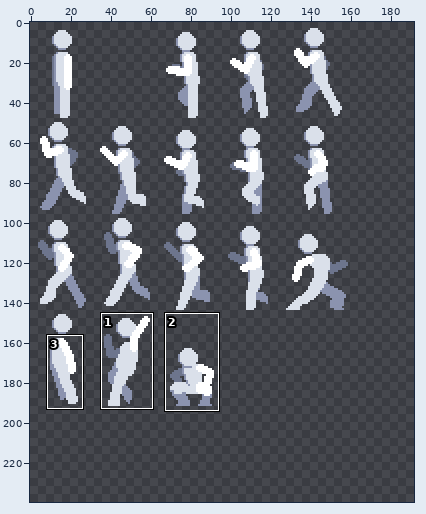
A sprite sheet gets an edit: assets/aseprite/characters/player.png. The picture above shows the old version from afar; the outline marks the close-up.
Close-up. The starting point:
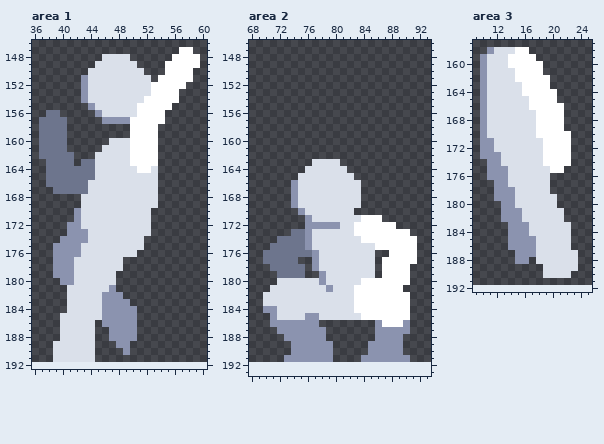
The file is 160x192 pixels. Shown: area 1: x 36..60, y 146..192; area 2: x 68..93, y 146..193; area 3: x 9..25, y 157..192. The old version is drawn lined up with the new one, on the new canvas. The commit also changed other parts of the picture, which this record leaves out.
The result:
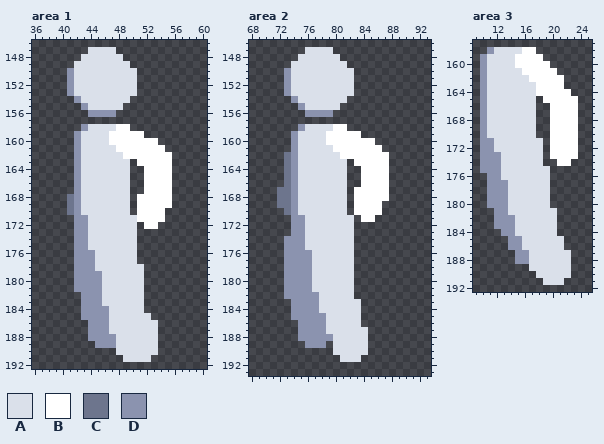
Palette (. is transparent): A #dae0ea  B #ffffff  C #6d758d  D #8b93af
Difference:
canvas 160x192 -> 192x240
Area 1:
y 147: x 44..47 .... -> AAAA; x 57..58 BB -> ..
y 148: x 43..45 ... -> AAA; x 49 A -> .; x 56..59 BBBB -> ....
y 149: x 42..44 ... -> AAA; x 50 A -> .; x 55..59 BBBBB -> .....
y 150: x 41..43 ... -> DAA; x 51 A -> .; x 55..58 BBBB -> ....
y 151: x 41..43 ..D -> DAA; x 51..52 AA -> ..; x 54..58 BBBBB -> .....
y 152: x 41..43 ..D -> DAA; x 51..57 AABBBBB -> .......
y 153: x 41..43 ..D -> DAA; x 51..56 AABBBB -> ......
y 154: x 42..43 .D -> DA; x 50..56 AABBBBB -> .......
y 155: x 43..44 .D -> DA; x 49..55 AABBBBB -> .......
y 156: x 38..39 CC -> ..; x 44 . -> D; x 46..54 AAAAABBBB -> DD.......
y 157: x 37..40 CCCC -> ....; x 46..54 DDDDBBBBB -> .........
y 158: x 37..40 CCCC -> ....; x 43..53 .......BBBB -> DAAAABB....
y 159: x 37..40 CCCC -> ....; x 42..49 ........ -> DAAAABBB; x 52..53 BB -> ..
y 160: x 37..40 CCCC -> ....; x 42..49 .....AAA -> DAAAABBB
y 161: x 37..40 CCCC -> ....; x 42..45 .... -> DAAA; x 48..49 AA -> BB; x 54 . -> B
y 162: x 37..44 CCCCC... -> .....DAA; x 49 A -> B; x 54..55 .. -> BB
y 163: x 38..44 CCCC.CC -> ....DAA; x 50 B -> .; x 54..55 .. -> BB
y 164: x 38..44 CCCCCCC -> ....DAA; x 50..51 AB -> ..; x 53..55 A.. -> BBB
y 165: x 38..44 CCCCCCC -> ....DAA; x 50..55 AAAA.. -> ..BBBB
y 166: x 38..43 CCCCCC -> ....DA; x 50..55 AAAA.. -> ..BBBB
y 167: x 39..43 CCCCC -> ...DA; x 50..55 AAAA.. -> ..BBBB
y 168..169: x 41..42 .. -> CD; x 50..55 AAAA.. -> .BBBBB
y 170: x 41 . -> C; x 50..54 AAA.. -> .BBBB
y 171: x 43 A -> D; x 51..54 AA.. -> BBBB
y 172: x 41 D -> .; x 43 A -> D; x 51..53 AA. -> .BB
y 173: x 41 D -> .; x 51..52 AA -> ..
y 174: x 40..41 DD -> ..; x 51 A -> .
y 175: x 39..41 DDD -> ...; x 43 A -> D; x 51 A -> .
y 176: x 39..41 DDD -> ...; x 43..44 AA -> DD
y 177: x 39..44 DDDAAA -> ...DDD; x 49..50 .. -> AA
y 178: x 39..44 DDDAAA -> ...DDD; x 49..51 ... -> AAA
y 179: x 39..45 DDDAAAA -> ...DDDD; x 48..51 .... -> AAAA
y 180: x 40..45 DDAAAA -> ..DDDD; x 48..51 .... -> AAAA
y 181: x 41..45 AAAAA -> .DDDD; x 47..51 D.... -> AAAAA
y 182: x 41..51 AAAAADDD... -> ..DDDAAAAAA
y 183: x 41..51 AAAAADDDD.. -> ..DDDAAAAAA
y 184: x 41..45 AAAAA -> ..DDD; x 47..51 DDDD. -> AAAAA
y 185: x 40..45 AAAAAA -> ...DDD; x 47..52 DDDD.. -> AAAAAA
y 186: x 40..45 AAAAA. -> ....DD; x 47..53 DDDD... -> AAAAAAA
y 187: x 40..53 AAAAA..DDDD... -> ....DDDAAAAAAA
y 188: x 40..46 AAAAA.. -> ....DDD; x 48..53 DDD... -> AAAAAA
y 189: x 39..53 AAAAAA...DD.... -> ......DDDAAAAAA
y 190: x 39..44 AAAAAA -> ......; x 48..53 .D.... -> AAAAAA
y 191: x 39..44 AAAAAA -> ......; x 49..52 .... -> AAAA
Area 2:
y 147: x 76..79 .... -> AAAA
y 148: x 75..80 ...... -> AAAAAA
y 149: x 74..81 ........ -> AAAAAAAA
y 150..153: x 73..82 .......... -> DAAAAAAAAA
y 154: x 74..81 ........ -> DAAAAAAA
y 155: x 75..80 ...... -> DAAAAA
y 156: x 76..79 .... -> DDDD
y 158: x 75..81 ....... -> DAAAABB
y 159: x 74..83 .......... -> DAAAABBBBB
y 160: x 74..85 ............ -> DAAAABBBBBBB
y 161: x 74..86 ............. -> DAAAAABBBBBBB
y 162: x 73..87 ............... -> CDAAAAAABBBBBBB
y 163: x 73..76 .... -> CDAA; x 81 . -> A; x 83..87 ..... -> BBBBB
y 164: x 73..75 ... -> CDA; x 84..87 .... -> BBBB
y 165: x 73..74 .. -> CD; x 82 A -> .; x 84..87 .... -> BBBB
y 166: x 73 . -> C; x 82..87 AA.... -> ..BBBB
y 167..168: x 72..73 .. -> CC; x 82..87 AA.... -> .BBBBB
y 169: x 72..73 .. -> CC; x 82..86 AA... -> .BBBB
y 170: x 73..75 ..D -> CDA; x 82..86 A.... -> .BBBB
y 171: x 74..76 ..D -> DDA; x 83 A -> .; x 86 B -> .
y 172: x 74..80 ..DDDDD -> DDAAAAA; x 83..88 BBBBBB -> ......
y 173: x 74..76 CCD -> DDA; x 83..90 BBBBBBBB -> ........
y 174: x 72..76 CCCCD -> .DDDA; x 83..91 ABBBBBBBB -> .........
y 175: x 71..76 CCCCCD -> ..DDDA; x 83..91 AAABBBBBB -> .........
y 176: x 70..77 CCCCCCCD -> ...DDDDA; x 83..85 AAA -> ...; x 88..91 BBBB -> ....
y 177: x 70..77 CCCCC..D -> ...DDDDA; x 83..85 AAA -> ...; x 87..91 BBBBB -> .....
y 178: x 71..77 CCCCC.D -> ..DDDDA; x 83..85 AAA -> ...; x 87..90 BBBB -> ....
y 179: x 72..78 CCCC..D -> .DDDDAA; x 83..85 AAA -> ...; x 87..90 BBBB -> ....
y 180: x 72..76 AAAAA -> .DDDD; x 78 D -> A; x 83..90 ABBBBBBB -> ........
y 181: x 71..76 AAAAAA -> ..DDDD; x 79 D -> A; x 83..89 BBBBBBB -> .......
y 182: x 70..77 AAAAAAAA -> ...DDDDD; x 83..90 BBBBBBBB -> ........
y 183: x 70..77 AAAAAAAA -> ....DDDD; x 83..90 BBBBBBBB -> A.......
y 184: x 70..77 DDAAAAAA -> ....DDDD; x 83..90 BBBBBBBB -> A.......
y 185: x 71..75 DAAAA -> ...DD; x 78 A -> D; x 84..90 BBBBBBB -> .......
y 186: x 71..74 DDDD -> ....; x 78..83 ...... -> DAAAAA; x 86..90 DBBBD -> .....
y 187: x 72..74 DDD -> ...; x 79..84 ...... -> AAAAAA; x 86..90 DDDDD -> .....
y 188: x 73..74 DD -> ..; x 79..84 ...... -> DAAAAA; x 86..89 DDDD -> ....
y 189: x 74..75 DD -> ..; x 79..89 D.....DDDDD -> .AAAAA.....
y 190: x 74..89 DDDDDD.....DDDDD -> ......AAAAA.....
y 191: x 73..79 DDDDDDD -> .......; x 81..90 ...DDDDDDD -> AAA.......
Area 3:
y 158: x 15 B -> A; x 17 . -> B
y 159: x 14 B -> A; x 18 . -> B
y 160: x 14 B -> A; x 19 . -> B
y 161: x 15 B -> A; x 19..20 .. -> BB
y 162: x 15..16 BB -> AA; x 20..21 .. -> BB
y 163: x 16..17 BB -> AA; x 20..21 .. -> BB
y 164: x 16..17 BB -> AA; x 21..22 .. -> BB
y 165: x 17..18 BB -> A.; x 21..23 ... -> BBB
y 166: x 17..19 BBB -> A..; x 22..23 .. -> BB
y 167..169: x 18..19 BB -> ..; x 22..23 .. -> BB
y 170: x 18..19 BB -> ..; x 23 . -> B
y 171..173: x 19 B -> .; x 23 . -> B
y 174: x 10 . -> D; x 19..20 BB -> ..
y 175: x 10 . -> D; x 13 D -> A; x 20..21 BB -> ..
y 176: x 13 D -> A
y 177: x 11 . -> D
y 178: x 11 . -> D; x 14 D -> A
y 179: x 11 . -> D; x 14 D -> A; x 20 A -> .
y 180: x 11..12 .. -> DD; x 14 D -> A; x 20 A -> .
y 181: x 12 . -> D; x 14..15 DD -> AA; x 21 A -> .
y 182: x 12 . -> D; x 15 D -> A; x 21 A -> .
y 183: x 12..13 .. -> DD; x 15..16 DD -> AA; x 21..22 AA -> ..
y 184: x 13 . -> D; x 15..16 DD -> AA; x 21..22 AA -> ..
y 185..186: x 16..17 DD -> AA; x 22 A -> .
y 187: x 17 D -> A; x 23 A -> .
y 188: x 17 . -> A; x 23 A -> .
y 189: x 17..18 .. -> AA; x 23 A -> .
y 190: x 18 . -> A
y 191: x 19..21 ... -> AAA
